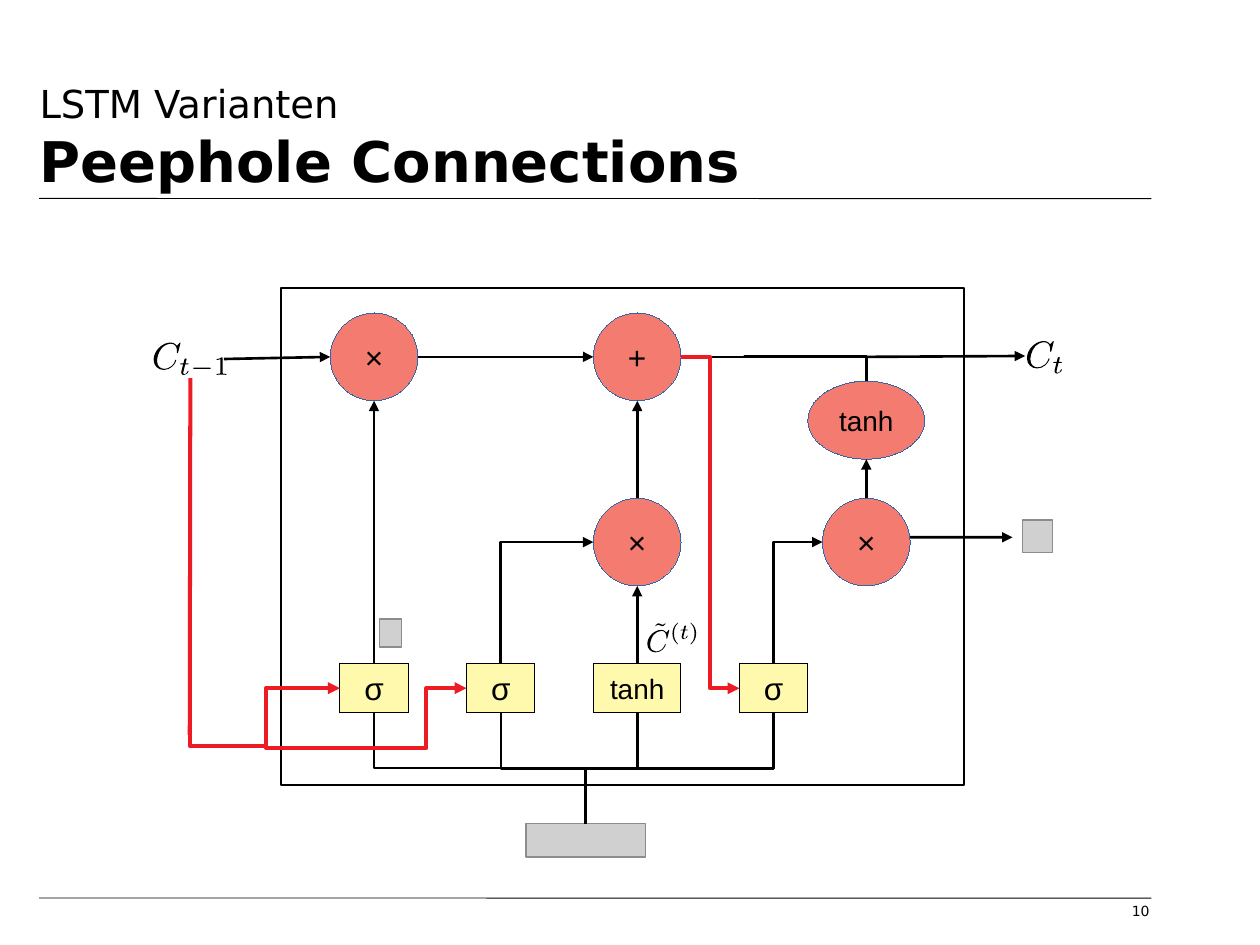
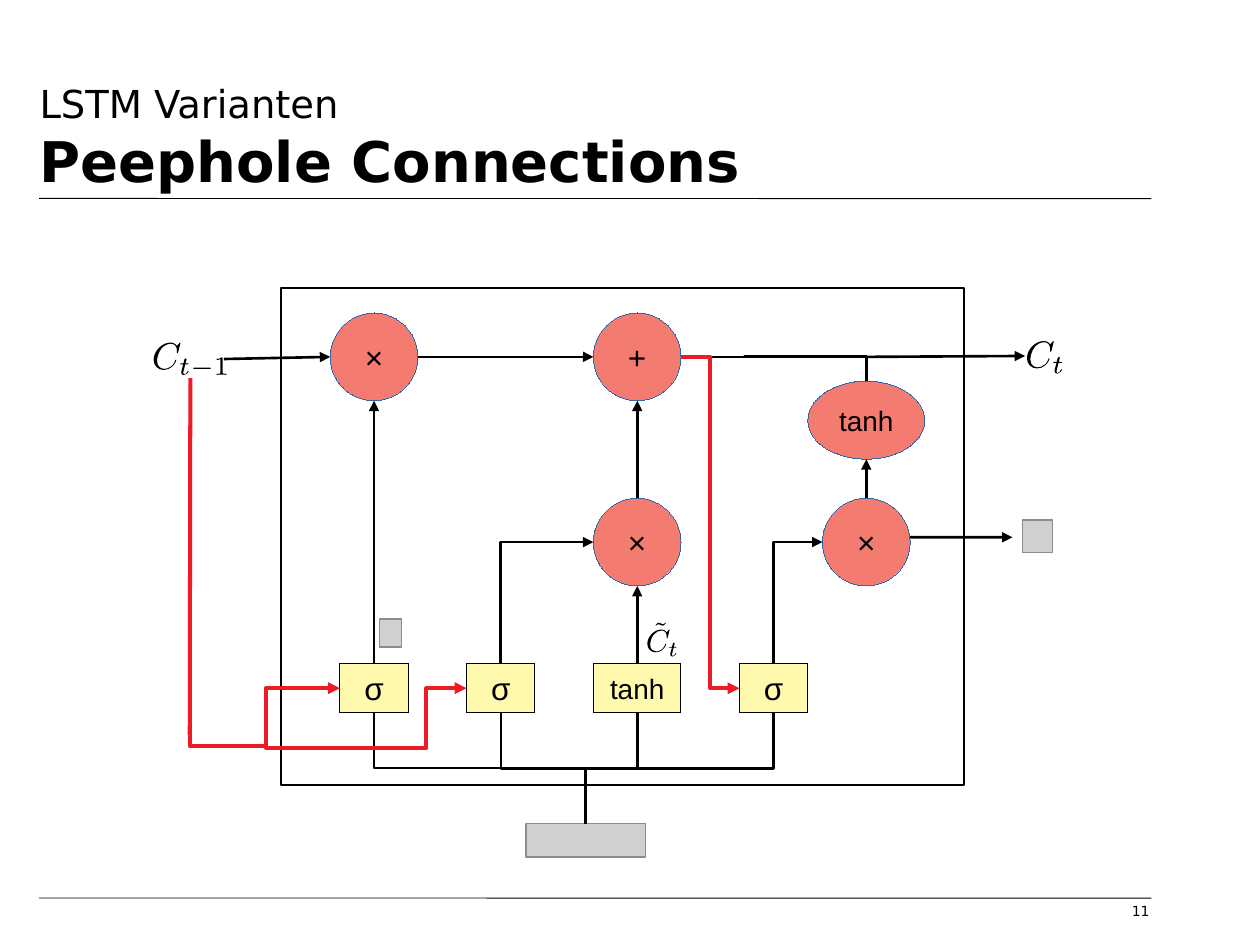
Before and after one commit to tfassbender/deep_learning_team_rnn, a slide deck: slide 11 of vorlesung/vorlesung_rnn_lstm_malte.odp (slide 10 before the commit). Drawn at 1260x945 pixels with LibreOffice and Linux fonts; fonts in the diff are those of the drawing; grey boxes stand for pictures; background and template pictures are left out. Boxes give left, top, right and bottom in pixels: in the first picture for what was removed or moved away, otherwise in the second. Text is boxed around its words. In the diff, an @@ line names an element or a change of style, - is before the commit and + after.

Commit message:
Update Aufgaben und LSTM-Vorlesung

```diff
--- a/vorlesung/vorlesung_rnn_lstm_malte.odp
+++ b/vorlesung/vorlesung_rnn_lstm_malte.odp
@@ freeform shape: place and size @@
-freeform shape at (646, 622, 699, 651)
+freeform shape at (646, 622, 678, 656)
@@ freeform shape removed at (673, 622, 679, 644) @@
@@ freeform shape removed at (690, 622, 697, 644) @@
@@ freeform shape at (648, 630, 670, 653): outline redrawn @@
@@ freeform shape: place and size @@
-freeform shape at (680, 625, 688, 639)
+freeform shape at (669, 643, 677, 656)
@@ page number at (1132, 905, 1150, 916): text changed @@
-10
+11
```
Also in this commit, not shown: 7 other slides changed, 1 slide added, 3 other files.
